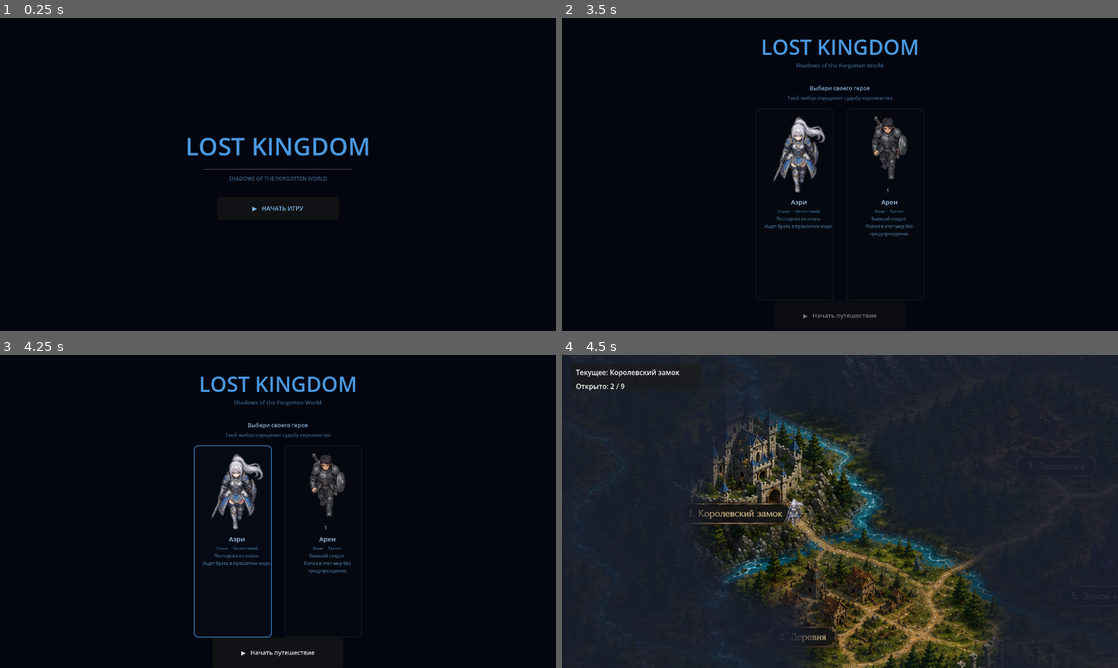
Above: before the commit, frames 1-4 (two rows, left to right).
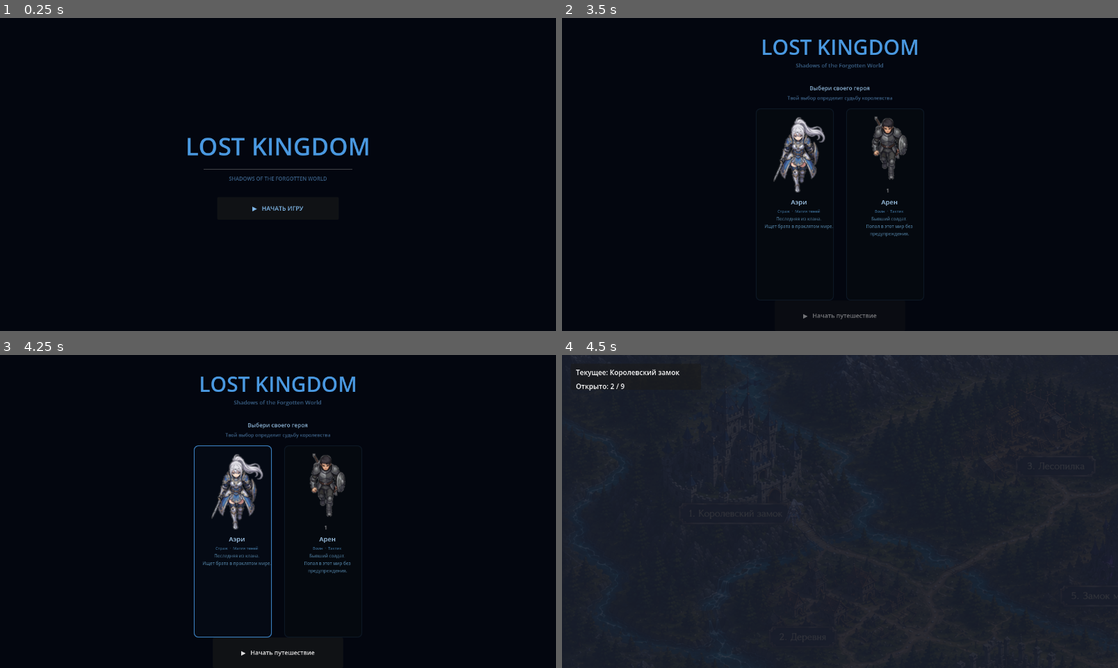
Above: after the commit, the same moments.

Repository: ikulikov99-tech/Lost-Kingdom
Game: Godot game, scene res://Splash.tscn
Two runs of this game, one before a commit and one after it. Both use one fixed random seed, a clock stepped at 60 frames per second and the inputs below.
Inputs (mouse positions are in pixels of both pictures, inside the frame that each line leads up to):
- Up to frame 1 (0.25 s): no input
- Up to frame 2 (3.5 s): click "▶ НАЧАТЬ ИГРУ" at 0.5 s; tap Enter at 1.25, 2.75 s; move the mouse to (962, 158) at 1.27 s; click (962, 158) at 1.42 s; tap Space at 2 s; move the mouse to (728, 190) at 2.02 s; click (728, 190) at 2.17 s; move the mouse to (895, 105) at 2.77 s; click (895, 105) at 2.92 s
- Up to frame 3 (4.25 s): tap Space at 3.5 s; move the mouse to (250, 574) at 3.52 s; click (250, 574) at 3.67 s
- Up to frame 4 (4.5 s): click "▶ Начать путешествие" at 4.25 s

Frames 1-3 are identical in both runs. In frame 4, 18% of the frame differs, in the area x 23-79%, y 19-100%.
Error after the commit: Parse Error: Cannot find member "xform" in base "Transform2D". (res://Main.gd:135)

Commit message:
fix: stable fog camera + PathFollow2D for Castle<->Village
Fog fix:
- _screen_center_world() использует get_canvas_transform().affine_inverse()
  вместо camera.get_screen_center_position() — точно учитывает лимиты камеры.
- reveal() вызывается ТОЛЬКО в _ready() и _on_hero_arrived(), никогда в _process.
- Туман стабилен при движении, нет хаотичных кусков.

Path fix:
- Hero.gd: добавлен follow_path2d(loc, pf, length, forward) — движение через
  PathFollow2D, не через массив точек.
- Main.tscn: добавлен HeroFollower (PathFollow2D, rotates=false) под CastleVillagePath.
- Main.gd: кривая Castle<->Village строится с Безье-касательными (не коллинеарные
  точки), рисуется через curve.get_baked_points().
- Castle->Village и Village->Castle используют follow_path2d(), остальные маршруты
  по-прежнему move_along_path().

Co-Authored-By: Claude Sonnet 4.6 <noreply@anthropic.com>

Diff:
--- a/Hero.gd
+++ b/Hero.gd
@@ -1,19 +1,27 @@
 ## Hero.gd — герой на глобальной карте
 ##
-## Поддерживает движение по пути через массив промежуточных точек.
-## Сигнал arrived(location_name) отправляется при прибытии в конечную точку.
+## Два режима движения:
+##  1. follow_path2d()  — движение вдоль PathFollow2D (Castle<->Village)
+##  2. move_along_path() — движение через массив точек (остальные маршруты)
 
 extends CharacterBody2D
 
 signal arrived(location_name: String)
 
-@export var walk_speed: float = 200.0
+@export var walk_speed: float = 150.0
 
-# Путь (массив мировых координат включая старт и финиш)
+# ── Режим PathFollow2D ────────────────────────────────────────────
+var _pf_node:   PathFollow2D = null
+var _pf_length: float        = 0.0
+var _pf_forward: bool        = true   # true = от start к end, false = обратно
+
+# ── Режим массива точек ───────────────────────────────────────────
 var path: Array[Vector2] = []
-var path_index: int = 0
+var path_index: int      = 0
+
+# ── Общее ────────────────────────────────────────────────────────
 var target_location: String = "Castle"
-var is_moving: bool = false
+var is_moving: bool         = false
 
 @onready var animated_sprite: AnimatedSprite2D = $AnimatedSprite2D
 
@@ -21,51 +29,84 @@
 	_setup_hero_animation()
 	animated_sprite.play("idle")
 
-func _physics_process(_delta: float) -> void:
+# ──────────────────────────────────────────────────────────────────
+func _physics_process(delta: float) -> void:
 	if not is_moving:
 		return
 
+	# ── Режим PathFollow2D ────────────────────────────────────────
+	if _pf_node != null:
+		var prev_pos := global_position
+		if _pf_forward:
+			_pf_node.progress += walk_speed * delta
+		else:
+			_pf_node.progress -= walk_speed * delta
+
+		var new_pos := _pf_node.global_position
+		_set_visual_direction(new_pos - prev_pos)
+		global_position = new_pos
+
+		var done := (_pf_forward  and _pf_node.progress_ratio >= 1.0) or \
+					(not _pf_forward and _pf_node.progress <= 0.0)
+		if done:
+			_pf_node.progress_ratio = 1.0 if _pf_forward else 0.0
+			global_position = _pf_node.global_position
+			_finish_move()
+		return
+
+	# ── Режим массива точек ───────────────────────────────────────
 	var target := path[path_index]
 	var direction := target - global_position
 
 	if direction.length() <= 3.0:
 		global_position = target
 		path_index += 1
-
 		if path_index >= path.size():
-			# Конец пути — прибыли
-			velocity = Vector2.ZERO
-			is_moving = false
-			animated_sprite.play("idle")
-			emit_signal("arrived", target_location)
-		# Иначе двигаемся к следующей точке (на следующем кадре)
+			_finish_move()
 		return
 
 	velocity = direction.normalized() * walk_speed
 	_set_visual_direction(direction)
 	move_and_slide()
 
-## Начать движение по массиву точек.
-## points должен включать стартовую и конечную позицию.
-func move_along_path(location_name: String, points: Array[Vector2]) -> void:
-	if points.size() < 2:
-		push_warning("Hero.move_along_path: path has fewer than 2 points")
-		emit_signal("arrived", location_name)
-		return
+func _finish_move() -> void:
+	velocity     = Vector2.ZERO
+	is_moving    = false
+	_pf_node     = null
+	animated_sprite.play("idle")
+	emit_signal("arrived", target_location)
 
-	target_location = location_name
-	path = points
-	path_index = 1          # 0 — текущая позиция, начинаем со следующей
-	is_moving = true
+# ──────────────────────────────────────────────────────────────────
+## Движение по PathFollow2D.
+## pf      — PathFollow2D (дочерний узел Path2D)
+## length  — длина кривой (curve.get_baked_length())
+## forward — true: от начала кривой к концу; false: в обратную сторону
+func follow_path2d(loc_name: String, pf: PathFollow2D,
+				   length: float, forward: bool) -> void:
+	target_location = loc_name
+	_pf_node        = pf
+	_pf_length      = length
+	_pf_forward     = forward
+	# Ставим PathFollow2D в начало или конец в зависимости от направления
+	pf.progress_ratio = 0.0 if forward else 1.0
+	global_position   = pf.global_position
+	is_moving         = true
 	animated_sprite.play("walk")
 
-## Устаревший метод — оставлен для совместимости.
-## Предпочтительно использовать move_along_path.
-func move_to(location_name: String, point: Vector2) -> void:
-	var pts: Array[Vector2] = [global_position, point]
-	move_along_path(location_name, pts)
+## Движение по массиву мировых точек (legacy).
+func move_along_path(loc_name: String, points: Array[Vector2]) -> void:
+	if points.size() < 2:
+		push_warning("Hero.move_along_path: менее 2 точек")
+		emit_signal("arrived", loc_name)
+		return
+	target_location = loc_name
+	path            = points
+	path_index      = 1
+	_pf_node        = null
+	is_moving       = true
+	animated_sprite.play("walk")
 
-# ──────────────────────────────────────────────
+# ──────────────────────────────────────────────────────────────────
 func _setup_hero_animation() -> void:
 	var folder := "res://characters/female_map"
 	if GameState.selected_hero == "male":
@@ -73,14 +114,11 @@
 
 	var frames := SpriteFrames.new()
 
-	# idle: один кадр
 	frames.add_animation("idle")
 	frames.set_animation_loop("idle", true)
 	frames.set_animation_speed("idle", 2.0)
 	frames.add_frame("idle", load(folder + "/frame_1.png"))
 
-	# walk: 4 кадра
-	# TODO: заменить на 8-direction top-down спрайт-лист
 	frames.add_animation("walk")
 	frames.set_animation_loop("walk", true)
 	frames.set_animation_speed("walk", 8.0)
@@ -89,5 +127,6 @@
 
 	animated_sprite.sprite_frames = frames
 
-func _set_visual_direction(direction: Vector2) -> void:
-	animated_sprite.flip_h = direction.x < 0.0
+func _set_visual_direction(dir: Vector2) -> void:
+	if dir.length() > 0.1:
+		animated_sprite.flip_h = dir.x < 0.0
--- a/Main.gd
+++ b/Main.gd
@@ -1,15 +1,8 @@
 ## Main.gd — глобальная карта Lost Kingdom
-##
-## Отвечает за:
-##  - отображение и клик по точкам карты
-##  - движение героя по дорогам (через Path2D или промежуточные точки)
-##  - подсветку доступных локаций
-##  - туман войны через FogOverlay (ColorRect в UI CanvasLayer)
-##  - синхронизацию с GameState
 
 extends Node2D
 
-# ──────────────── Ссылки на узлы ─────────────────────────────────
+# ──────────────── Узлы ───────────────────────────────────────────
 @onready var hero: CharacterBody2D  = $Hero
 @onready var camera: Camera2D       = $Hero/Camera2D
 @onready var current_label: Label   = $UI/StatusPanel/CurrentLabel
@@ -17,10 +10,11 @@
 @onready var tooltip_label: Label   = $UI/TooltipLabel
 @onready var fog_overlay: ColorRect = $UI/FogOverlay
 
-# Path2D для конкретных дорог (заполняются в _ready через get_node)
-var _path2d_castle_village: Path2D
-
-# ──────────────── Координаты (только из MAP_COORDINATES.md) ──────
+# Path2D для Castle<->Village
+@onready var _cv_path: Path2D       = $CastleVillagePath
+@onready var _cv_follow: PathFollow2D = $CastleVillagePath/HeroFollower
+
+# ──────────────── Координаты ─────────────────────────────────────
 const WAYPOINTS := {
 	"Castle":          {"title": "Королевский замок",  "pos": Vector2(-1112, -704)},
 	"Village":         {"title": "Деревня",             "pos": Vector2(-928,  -504)},
@@ -33,7 +27,6 @@
 	"Mine":            {"title": "Заброшенная шахта",   "pos": Vector2(-392,  -832)},
 }
 
-# ──────────────── Связи между локациями ──────────────────────────
 const ROUTES := {
 	"Castle":          ["Village"],
 	"Village":         ["Castle", "Dock", "KnightRuins", "Lumbermill"],
@@ -46,7 +39,7 @@
 	"Mine":            ["Lumbermill", "EarthMageCastle"],
 }
 
-# ──────────────── Прямые промежуточные точки (для маршрутов без Path2D) ──
+# Промежуточные точки для маршрутов без Path2D
 const ROAD_PATHS := {
 	"Village->Dock": [
 		Vector2(-1008, -400),
@@ -80,28 +73,36 @@
 	],
 }
 
-# Количество точек при сэмплировании Path2D (больше = плавнее кривая)
-const PATH2D_SAMPLES := 20
-
-# ──────────────── Состояние игры ─────────────────────────────────
+# ──────────────── Состояние ──────────────────────────────────────
 var current_location: String = "Castle"
-var unlocked: Dictionary = {}   # id -> bool
+var unlocked: Dictionary     = {}   # id -> bool
 
 # ──────────────── Инициализация ──────────────────────────────────
 func _ready() -> void:
-	# Получаем Path2D-узлы и заполняем кривые программно
-	_path2d_castle_village = get_node_or_null("CastleVillagePath")
-	if _path2d_castle_village != null:
-		var cv := Curve2D.new()
-		cv.add_point(Vector2(-1112, -704))   # Castle
-		cv.add_point(Vector2(-1060, -640))
-		cv.add_point(Vector2(-984,  -576))
-		cv.add_point(Vector2(-928,  -504))   # Village
-		_path2d_castle_village.curve = cv
-
-	# ── Жёсткий сброс состояния ──────────────────────────────────
+	# Строим кривую Castle<->Village программно с Безье-касательными.
+	# Дорога идёт на юго-восток, огибая замок и реку.
+	# Касательные задают плавный изгиб — не прямую линию.
+	var cv := Curve2D.new()
+	cv.add_point(
+		Vector2(-1112, -704),                   # Castle
+		Vector2(0, 0),                          # in (не используется у первой точки)
+		Vector2(80, 40)                         # out → кривая уходит на восток-юг
+	)
+	cv.add_point(
+		Vector2(-1020, -580),                   # промежуток: поворот у реки
+		Vector2(-80, -40),
+		Vector2(80, 40)
+	)
+	cv.add_point(
+		Vector2(-928, -504),                    # Village
+		Vector2(-80, -40),                      # in → приходим с запада-севера
+		Vector2(0, 0)
+	)
+	_cv_path.curve = cv
+
+	# Сброс состояния
 	current_location = "Castle"
-	GameState.current_location = "Castle"
+	GameState.current_location  = "Castle"
 	GameState.unlocked_locations = ["Castle", "Village"]
 
 	for id in WAYPOINTS.keys():
@@ -109,146 +110,122 @@
 	unlocked["Castle"]  = true
 	unlocked["Village"] = true
 
-	# ── Позиция героя ─────────────────────────────────────────────
 	hero.global_position = _pos("Castle")
 	hero.arrived.connect(_on_hero_arrived)
 
-	# ── Туман: открываем замок и деревню ─────────────────────────
+	# Туман: открыть только Castle и Village
 	fog_overlay.reveal(_pos("Castle"))
 	fog_overlay.reveal(_pos("Village"))
 
+	# Первое обновление тумана с корректной позицией камеры
+	_push_camera_to_fog()
+
 	_update_ui()
 	queue_redraw()
 
-func _pos(id: String) -> Vector2:
-	return WAYPOINTS[id]["pos"]
-
-func _title(id: String) -> String:
-	return WAYPOINTS[id]["title"]
-
-# ──────────────── Ввод: клик и наведение ─────────────────────────
+# ──────────────── Вспомогательные ────────────────────────────────
+func _pos(id: String)   -> Vector2: return WAYPOINTS[id]["pos"]
+func _title(id: String) -> String:  return WAYPOINTS[id]["title"]
+
+## Точная позиция центра экрана в мировых координатах.
+## Использует обратное преобразование холста — корректно учитывает лимиты камеры.
+func _screen_center_world() -> Vector2:
+	var vp_size := get_viewport().get_visible_rect().size
+	var ct      := get_viewport().get_canvas_transform()
+	return ct.affine_inverse().xform(vp_size * 0.5)
+
+func _push_camera_to_fog() -> void:
+	var vp_size := get_viewport().get_visible_rect().size
+	fog_overlay.update_camera(_screen_center_world(), camera.zoom.x, vp_size)
+
+# ──────────────── Ввод ───────────────────────────────────────────
 func _input(event: InputEvent) -> void:
 	if event is InputEventMouseButton and \
 	   event.button_index == MOUSE_BUTTON_LEFT and event.pressed:
 		if hero.is_moving:
 			return
-		var mouse_pos := get_global_mouse_position()
-		var clicked := _find_accessible_waypoint(mouse_pos)
+		var clicked := _find_accessible_waypoint(get_global_mouse_position())
 		if clicked != "":
 			_try_move_to(clicked)
 
 func _process(_delta: float) -> void:
-	# ── Обновляем туман: передаём актуальную позицию камеры ──────
-	var cam_pos := camera.get_screen_center_position()
-	fog_overlay.update_camera(
-		cam_pos,
-		camera.zoom.x,
-		get_viewport().get_visible_rect().size
-	)
-
-	# ── Тултип при наведении ──────────────────────────────────────
-	var mouse_pos := get_global_mouse_position()
-	var hovered := _find_any_waypoint(mouse_pos, 60.0)
+	# Обновляем позицию камеры в шейдере каждый кадр
+	_push_camera_to_fog()
+
+	# Тултип
+	var hovered := _find_any_waypoint(get_global_mouse_position(), 60.0)
 	if hovered != "":
-		tooltip_label.text = _title(hovered)
+		tooltip_label.text    = _title(hovered)
 		tooltip_label.visible = true
-		var screen_pos := get_viewport().get_mouse_position()
-		tooltip_label.position = screen_pos + Vector2(12, -28)
+		tooltip_label.position = get_viewport().get_mouse_position() + Vector2(12, -28)
 	else:
 		tooltip_label.visible = false
 
-	# ── Пульсация требует перерисовки каждый кадр ────────────────
 	if not hero.is_moving:
 		queue_redraw()
 
-# ──────────────── Поиск точки по клику ───────────────────────────
-func _find_accessible_waypoint(mouse_pos: Vector2, radius: float = 70.0) -> String:
-	var best := ""
-	var best_dist := radius
+# ──────────────── Поиск точки ────────────────────────────────────
+func _find_accessible_waypoint(mpos: Vector2, radius: float = 70.0) -> String:
+	var best := ""; var best_d := radius
 	for id in WAYPOINTS.keys():
-		if not _is_accessible(id):
-			continue
-		var d := mouse_pos.distance_to(_pos(id))
-		if d < best_dist:
-			best_dist = d
-			best = id
+		if not _is_accessible(id): continue
+		var d := mpos.distance_to(_pos(id))
+		if d < best_d: best_d = d; best = id
 	return best
 
-func _find_any_waypoint(mouse_pos: Vector2, radius: float) -> String:
-	var best := ""
-	var best_dist := radius
+func _find_any_waypoint(mpos: Vector2, radius: float) -> String:
+	var best := ""; var best_d := radius
 	for id in WAYPOINTS.keys():
-		if not (unlocked.get(id, false) as bool):
-			continue
-		var d := mouse_pos.distance_to(_pos(id))
-		if d < best_dist:
-			best_dist = d
-			best = id
+		if not (unlocked.get(id, false) as bool): continue
+		var d := mpos.distance_to(_pos(id))
+		if d < best_d: best_d = d; best = id
 	return best
 
 func _is_accessible(id: String) -> bool:
-	if not (unlocked.get(id, false) as bool):
-		return false
-	if id == current_location:
-		return false
-	if not ROUTES[current_location].has(id):
-		return false
+	if not (unlocked.get(id, false) as bool): return false
+	if id == current_location:                return false
+	if not ROUTES[current_location].has(id):  return false
 	return true
 
-# ──────────────── Движение к локации ─────────────────────────────
+# ──────────────── Движение ───────────────────────────────────────
 func _try_move_to(id: String) -> void:
-	if not _is_accessible(id):
+	if not _is_accessible(id): return
+	on_route_event(current_location, id)
+
+	# Castle <-> Village — движение по Path2D
+	if (current_location == "Castle" and id == "Village") or \
+	   (current_location == "Village" and id == "Castle"):
+		var forward := (current_location == "Castle")
+		hero.follow_path2d(id, _cv_follow,
+						   _cv_path.curve.get_baked_length(), forward)
 		return
-	on_route_event(current_location, id)
-	var path := _build_path(current_location, id)
-	hero.move_along_path(id, path)
-
-## Строим полный путь: старт + кривая (Path2D или точки) + финиш
-func _build_path(from_id: String, to_id: String) -> Array[Vector2]:
-	var pts: Array[Vector2] = []
-	pts.append(_pos(from_id))
-
-	# ── Маршруты с Path2D ────────────────────────────────────────
-	var path2d := _get_path2d(from_id, to_id)
-	if path2d != null:
-		var curve := path2d.curve
-		var length := curve.get_baked_length()
-		# Сэмплируем кривую равномерно
-		for i in range(1, PATH2D_SAMPLES):
-			var t := float(i) / float(PATH2D_SAMPLES)
-			pts.append(curve.sample_baked(t * length))
-	else:
-		# ── Промежуточные точки из ROAD_PATHS ────────────────────
-		var key_fwd := from_id + "->" + to_id
-		var key_rev := to_id + "->" + from_id
-		if ROAD_PATHS.has(key_fwd):
-			for p: Vector2 in ROAD_PATHS[key_fwd]:
-				pts.append(p)
-		elif ROAD_PATHS.has(key_rev):
-			var rev: Array = ROAD_PATHS[key_rev].duplicate()
-			rev.reverse()
-			for p: Vector2 in rev:
-				pts.append(p)
-
+
+	# Остальные маршруты — массив точек
+	hero.move_along_path(id, _build_waypoint_path(current_location, id))
+
+## Путь через промежуточные точки (не Path2D маршруты)
+func _build_waypoint_path(from_id: String, to_id: String) -> Array[Vector2]:
+	var pts: Array[Vector2] = [_pos(from_id)]
+	var key_fwd := from_id + "->" + to_id
+	var key_rev := to_id + "->" + from_id
+	if ROAD_PATHS.has(key_fwd):
+		for p: Vector2 in ROAD_PATHS[key_fwd]: pts.append(p)
+	elif ROAD_PATHS.has(key_rev):
+		var rev: Array = ROAD_PATHS[key_rev].duplicate()
+		rev.reverse()
+		for p: Vector2 in rev: pts.append(p)
 	pts.append(_pos(to_id))
 	return pts
 
-## Возвращает Path2D для маршрута или null если не задан
-func _get_path2d(from_id: String, to_id: String) -> Path2D:
-	if (from_id == "Castle" and to_id == "Village") or \
-	   (from_id == "Village" and to_id == "Castle"):
-		return _path2d_castle_village
-	return null
-
-# ──────────────── Событие на пути (заглушка) ─────────────────────
 func on_route_event(_from: String, _to: String) -> void:
-	pass
+	pass   # stub
 
 # ──────────────── Прибытие ───────────────────────────────────────
 func _on_hero_arrived(location_name: String) -> void:
-	current_location = location_name
-	GameState.current_location = location_name
-
+	current_location            = location_name
+	GameState.current_location  = location_name
+
+	# Открываем соседей — reveal вызывается ТОЛЬКО здесь, не в _process
 	for neighbor in ROUTES[location_name]:
 		if not (unlocked.get(neighbor, false) as bool):
 			unlocked[neighbor] = true
@@ -260,11 +237,10 @@
 
 # ──────────────── UI ─────────────────────────────────────────────
 func _get_unlocked_list() -> Array[String]:
-	var result: Array[String] = []
+	var r: Array[String] = []
 	for id in unlocked.keys():
-		if unlocked[id]:
-			result.append(id)
-	return result
+		if unlocked[id]: r.append(id)
+	return r
 
 func _update_ui() -> void:
 	current_label.text  = "Текущее: " + _title(current_location)
@@ -280,50 +256,52 @@
 	var drawn: Dictionary = {}
 	for a in ROUTES.keys():
 		for b: String in ROUTES[a]:
-			var sorted_key: Array = [a, b]
-			sorted_key.sort()
-			var rk: String = str(sorted_key[0]) + "-" + str(sorted_key[1])
-			if drawn.has(rk):
+			var sk: Array = [a, b]; sk.sort()
+			var rk: String = str(sk[0]) + "-" + str(sk[1])
+			if drawn.has(rk): continue
+			drawn[rk] = true
+
+			var both: bool = unlocked.get(a, false) and unlocked.get(b, false)
+			var col := Color(1.0, 0.85, 0.35, 0.8) if both else Color(0.4, 0.4, 0.4, 0.2)
+
+			# Castle<->Village — рисуем по кривой Path2D
+			if (a == "Castle" and b == "Village") or (a == "Village" and b == "Castle"):
+				if _cv_path != null and _cv_path.curve != null:
+					var baked := _cv_path.curve.get_baked_points()
+					for i in range(baked.size() - 1):
+						draw_line(baked[i], baked[i + 1], col, 4.0)
 				continue
-			drawn[rk] = true
-
-			var path_pts := _build_path(a, b)
-			var both_unlocked: bool = unlocked.get(a, false) and unlocked.get(b, false)
-			var col := Color(1.0, 0.85, 0.35, 0.8) if both_unlocked \
-					   else Color(0.4, 0.4, 0.4, 0.2)
-			for i in range(path_pts.size() - 1):
-				draw_line(path_pts[i], path_pts[i + 1], col, 4.0)
+
+			var pts := _build_waypoint_path(a, b)
+			for i in range(pts.size() - 1):
+				draw_line(pts[i], pts[i + 1], col, 4.0)
 
 func _draw_waypoints() -> void:
 	var t := Time.get_ticks_msec() * 0.003
 	for id in WAYPOINTS.keys():
-		var pos  := _pos(id)
-		var open: bool = unlocked.get(id, false)
-		var is_current: bool    = (id == current_location)
-		var is_accessible: bool = _is_accessible(id)
+		var pos         := _pos(id)
+		var open: bool   = unlocked.get(id, false)
+		var is_cur: bool = (id == current_location)
+		var is_acc: bool = _is_accessible(id)
 
 		if not open:
 			draw_circle(pos, 8.0, Color(0.3, 0.3, 0.3, 0.3))
 			continue
 
 		var color: Color
-		if is_current:
-			color = Color(0.2, 0.55, 1.0, 1.0)
-		elif is_accessible:
-			color = Color(0.15, 0.9, 0.25, 1.0)
-		else:
-			color = Color(0.7, 0.65, 0.3, 0.75)
+		if is_cur:    color = Color(0.2, 0.55, 1.0, 1.0)
+		elif is_acc:  color = Color(0.15, 0.9, 0.25, 1.0)
+		else:         color = Color(0.7, 0.65, 0.3, 0.75)
 
 		draw_circle(pos, 20.0, color)
 		draw_arc(pos, 26.0, 0.0, TAU, 40, Color(1, 1, 1, 0.85), 2.5)
 
-		if is_accessible and not hero.is_moving:
+		if is_acc and not hero.is_moving:
 			var pulse := 0.5 + 0.5 * sin(t + pos.x * 0.01)
 			draw_arc(pos, 32.0 + pulse * 6.0, 0.0, TAU, 40,
 					 Color(0.3, 1.0, 0.4, 0.55 * pulse), 2.0)
 
 		draw_string(ThemeDB.fallback_font,
-			pos + Vector2(-40, 40),
-			_title(id),
+			pos + Vector2(-40, 40), _title(id),
 			HORIZONTAL_ALIGNMENT_LEFT, -1, 13,
 			Color(1.0, 1.0, 0.75, 0.95))
--- a/Main.tscn
+++ b/Main.tscn
@@ -19,6 +19,9 @@
 
 [node name="CastleVillagePath" type="Path2D" parent="."]
 curve = SubResource("Curve2D_castle_village")
+
+[node name="HeroFollower" type="PathFollow2D" parent="CastleVillagePath"]
+rotates = false
 
 [node name="Hero" type="CharacterBody2D" parent="."]
 position = Vector2(-1112, -704)
